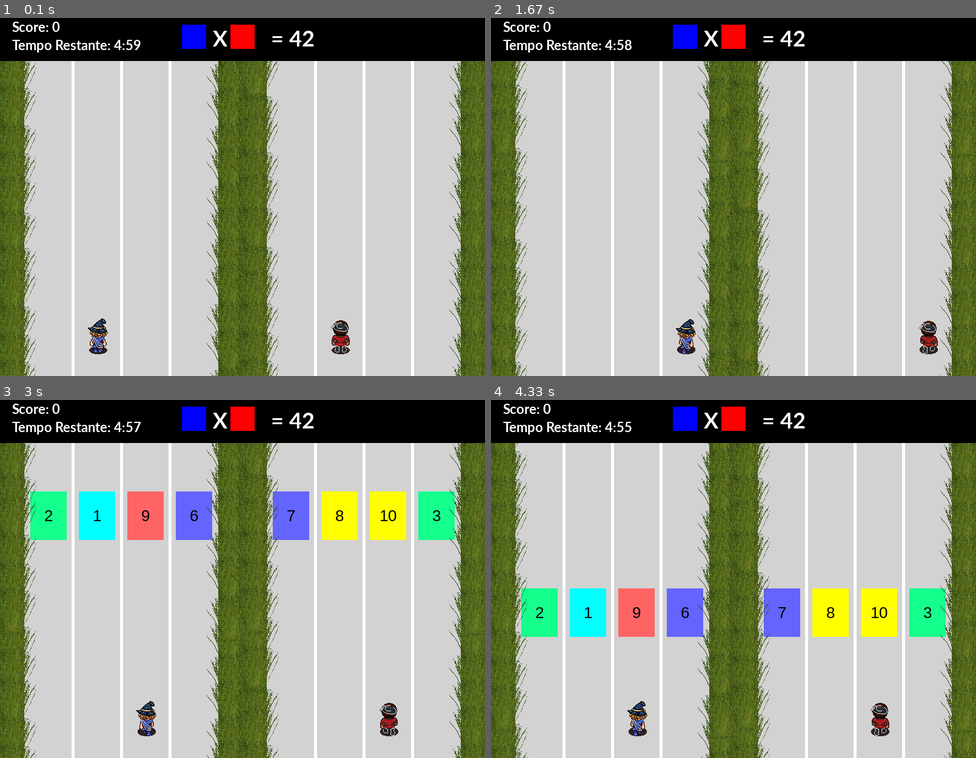
Above: before the commit, frames 1-4 (two rows, left to right).
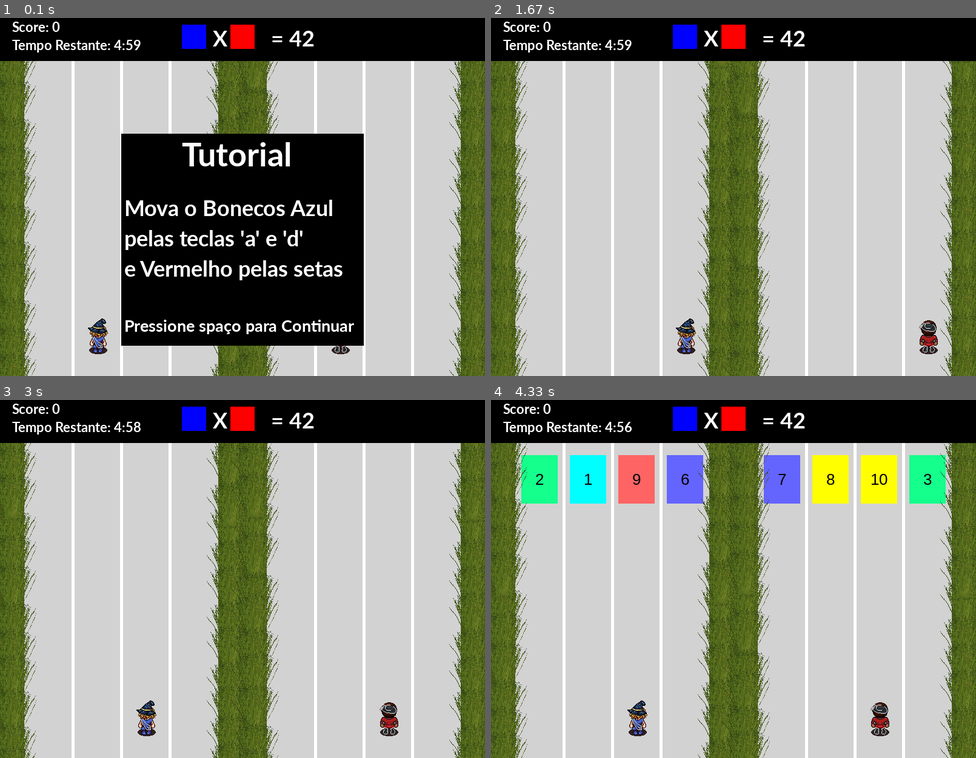
Above: after the commit, the same moments.

Repository: GabrielAhlert/jogo-tabuada-pygame
Game: pygame game, started from main.py
Two runs of this game, one before a commit and one after it. Both use one fixed random seed, a clock stepped at 60 frames per second and the inputs below.
Inputs:
- Up to frame 1 (0.1 s): no input
- Up to frame 2 (1.67 s): tap Space at 0.33, 0.73, 1.03, 1.62 s; hold Backspace 0.67-1.13 s; hold Right 0.67-1.13 s; hold D 0.67-1.13 s; tap Enter at 1.22 s; hold Right from 1.55 s (still down); hold D from 1.55 s (still down)
- Up to frame 3 (3 s): tap Space at 1.92, 2.17, 2.47, 2.67, 2.97 s; release Right at 2.02 s; release D at 2.02 s; hold Right 2.1-2.57 s; hold D 2.1-2.57 s; hold Left from 2.6 s (still down); hold A from 2.6 s (still down)
- Up to frame 4 (4.33 s): release Left at 3.13 s; release A at 3.13 s; hold Right 3.17-3.57 s; hold D 3.17-3.57 s; tap Space at 3.23, 3.53 s; hold Left from 4.27 s (still down); hold A from 4.27 s (still down)

The runs differ from the first frame. In frame 1, 35% of the frame differs, in the area x 0-100%, y 12-100%; in frame 2, 7.2%; in frame 3, 16%; in frame 4, 25%.

Commit message:
Add EndGame and Tutorial

Diff:
--- a/main.py
+++ b/main.py
@@ -23,12 +23,15 @@
 posibleRange = (1,10)
 colorList = (RED, GREEN, PURPLE, YELLOW, CYAN, BLUE)
 
+topScores = [('Gabriel',600), ('Gabriel',500), ('Gabriel',400), ('Gabriel',300), ('Gabriel',200), ('Gabriel',100), ('Gabriel',50), ('Gabriel',10), ('Gabriel',5), ('Gabriel',1)]
+
 
 SCREENWIDTH=800
 SCREENHEIGHT=600
 
 size = (SCREENWIDTH, SCREENHEIGHT)
-screen = pygame.display.set_mode(size, pygame.FULLSCREEN|pygame.SCALED)
+# screen = pygame.display.set_mode(size, pygame.FULLSCREEN|pygame.SCALED)
+screen = pygame.display.set_mode(size)
 pygame.display.set_caption("Tabuada")
 
 #This will be a list that will contain all the sprites we intend to use in our game.
@@ -59,7 +62,7 @@
 Barrier4.rect.x = 290
 
 
-Barrier5 = Barrier(random.choice(colorList), 60, 80, -200 )
+Barrier5 = Barrier(random.choice(colorList), 60, 80, -200)
 Barrier5.rect.x = 450
 
 
@@ -103,6 +106,12 @@
 numbersLeft = []
 numbersRight = []
 score=0
+redbar = 0
+greenbar = 0
+barcolor = (0,0,0)
+tutorial = 1
+spacePressed = False
+name = ""
 
 for Barrier in all_coming_BarriersLeft:
     number = random.randint(posibleRange[0],posibleRange[1])
@@ -120,11 +129,12 @@
 #Allowing the user to close the window...
 PlayerryOn = True
 clock=pygame.time.Clock()
-starttime = time.time() + 300.00
+starttime = time.time() + 300.0
+tutorialTime = time.time() + 5
 mixer.init()
 mixer.music.load("ambient.mp3")
 mixer.music.set_volume(0.7)
-mixer.music.play()
+mixer.music.play(loops = -1)
 
 
 grasses = pygame.sprite.Group()
@@ -135,9 +145,17 @@
     grasses.add(Grass(i, 740, SCREENWIDTH, SCREENHEIGHT))
 
 
-
-
-
+def wait():
+    while True:
+        for event in pygame.event.get():
+            if event.type==pygame.QUIT:
+                pygame.quit()
+            elif event.type==pygame.KEYDOWN:
+                if event.key==pygame.K_ESCAPE:
+                    pygame.quit()
+                else:
+                    return
+        pygame.time.wait(20)
 
 
 while PlayerryOn:
@@ -159,6 +177,8 @@
                 elif event.key==pygame.K_RIGHT:
                     if playerPlayer2.rect.x < 690:
                         playerPlayer2.moveRight(80)
+                elif event.key==pygame.K_SPACE:
+                    spacePressed = True
 
         for Barrier in all_coming_BarriersLeft:
             Barrier.moveForward(speed)
@@ -174,6 +194,7 @@
                 score += 1
                 speed += 0.1
                 print("CORRECT")
+                greenbar = 120
             else:
                 print("WRONG")
                 if speed > 0.3:
@@ -181,6 +202,7 @@
                 else:
                     speed = 0.2
                 print("speed: " + str(speed))
+                redbar = 120
             print(collisionsP1*collisionsP2)
             numbersLeft = []
             for barrier in all_coming_BarriersLeft:
@@ -201,23 +223,9 @@
             anwser = numberleft * numberright
 
 
-        # #Game Logic
-        # for Barrier in all_coming_BarriersLeft:
-        #     Barrier.moveForward(speed)
-        #     if Barrier.rect.y > SCREENHEIGHT:
-        #         #Barrier.changeSpeed(random.randint(barrierSpeed, 100))
-        #         Barrier.repaint(random.choice(colorList))
-        #         Barrier.rect.y = -200
-        #         Barrier.setNumber(random.randint(1,10))
-
-
-        # for Barrier in all_coming_BarriersRight:
-        #     Barrier.moveForward(speed)
-        #     if Barrier.rect.y > SCREENHEIGHT:
-        #         #Barrier.changeSpeed(random.randint(barrierSpeed, 100))
-        #         Barrier.repaint(random.choice(colorList))
-        #         Barrier.rect.y = -200
-        #         Barrier.setNumber(random.randint(1,10))
+        print (speed)
+        print (tutorialTime)
+        print (time.time())
 
         all_sprites_list.update()
         timeleftMin = int((starttime - time.time())/60)
@@ -252,7 +260,16 @@
             grass.updateAndDraw(screen, speed)
 
         # Draw the score and top score
-        pygame.draw.rect(screen, (0,0,0), [0,0, SCREENWIDTH,80])
+        if redbar > 0:
+            barcolor = (155,0,0)
+            redbar -= 1
+        elif greenbar > 0:
+            barcolor = (0,155,0)
+            greenbar -= 1
+        else:
+            barcolor = (0,0,0)
+
+        pygame.draw.rect(screen, barcolor, [0,0, SCREENWIDTH,80])
         font = pygame.font.SysFont('Calibri', 25, True, False)
         text = font.render("Score: " + str(score),True,WHITE)
         screen.blit(text, [20, 10])
@@ -272,6 +289,199 @@
         pygame.draw.rect(screen, DARKBLUE, [300,20, 40,40])
         pygame.draw.rect(screen, DARKRED, [380,20, 40,40])
 
+        #Draw Game Over
+        if timeleftMin <= 0 and timeleftSec <= 0:
+            pygame.draw.rect(screen, (0,0,0), [200,200, SCREENWIDTH-400,SCREENHEIGHT-250])
+            font = pygame.font.SysFont('Calibri', 60, True, False)
+            text = font.render("Game Over",True,WHITE)
+            screen.blit(text, (250, 200))
+            pygame.display.flip()
+            #Draw Bigest Scores
+            threeBiggestScores = sorted(topScores, reverse=True)[:3]
+            font = pygame.font.SysFont('Calibri', 40, True, False)
+            text = font.render("Top Scores:",True,WHITE)
+            screen.blit(text, (250, 280))
+            pygame.display.flip()
+            for i in range(0,3):
+                font = pygame.font.SysFont('Calibri', 40, True, False)
+                text = font.render(str(i+1) + " - " + str(threeBiggestScores[i]),True,WHITE)
+                screen.blit(text, (250, 350 + i*50))
+                pygame.display.flip()
+            #Draw press any key to restart
+            font = pygame.font.SysFont('Calibri', 40, True, False)
+            text = font.render("Press any key to restart",True,WHITE)
+            screen.blit(text, (205, 500))
+            pygame.display.flip()
+            #Wait for any key to be pressed
+            wait()
+            #Draw restart
+            pygame.draw.rect(screen, (0,0,200), [200,200, SCREENWIDTH-400,SCREENHEIGHT-540])
+            font = pygame.font.SysFont('Calibri', 60, True, False)
+            text = font.render("Restarting",True,WHITE)
+            screen.blit(text, (250, 200))
+            pygame.display.flip()
+            pygame.time.wait(1000)
+            #Reset variables
+            score = 0
+            speed = 2
+            redbar = 0
+            greenbar = 0
+            starttime = time.time() + 15.00
+
+            numbersLeft = []
+            for barrier in all_coming_BarriersLeft:
+                number = random.randint(posibleRange[0],posibleRange[1])
+                numbersLeft.append(number)
+                barrier.repaint(random.choice(colorList))
+                barrier.y = -200
+                barrier.setNumber(number)
+            numbersRight = []
+            for barrier in all_coming_BarriersRight:
+                number = random.randint(posibleRange[0],posibleRange[1])
+                numbersRight.append(number)
+                barrier.repaint(random.choice(colorList))
+                barrier.y = -200
+                barrier.setNumber(number)
+            numberleft = random.choice(numbersLeft)
+            numberright = random.choice(numbersRight)
+            anwser = numberleft * numberright
+
+
+        if tutorial == 1:
+            speed = 1
+            tutorial = 2
+            if(time.time() > tutorialTime):
+                tutorial = 2
+        if tutorial == 2:
+            speed = 0
+            #draw tutorial
+            pygame.draw.rect(screen, (0,0,0), [200,200, SCREENWIDTH-400,SCREENHEIGHT-250])
+            font = pygame.font.SysFont('Calibri', 60, True, False)
+            text = font.render("Tutorial",True,WHITE)
+            screen.blit(text, (300, 200))
+
+            font = pygame.font.SysFont('Calibri', 40, True, False)
+            text = font.render("Mova o Bonecos Azul",True,WHITE)
+            screen.blit(text, (205, 300))
+
+            font = pygame.font.SysFont('Calibri', 40, True, False)
+            text = font.render("pelas teclas 'a' e 'd' ",True,WHITE)
+            screen.blit(text, (205, 350))
+
+            font = pygame.font.SysFont('Calibri', 40, True, False)
+            text = font.render("e Vermelho pelas setas",True,WHITE)
+            screen.blit(text, (205, 400))
+
+
+            font = pygame.font.SysFont('Calibri', 30, True, False)
+            text = font.render("Pressione spaço para Continuar",True,WHITE)
+            screen.blit(text, (205, 500))
+            if spacePressed:
+                tutorial += 1
+                spacePressed = False
+
+        if tutorial == 3:
+            pygame.draw.rect(screen, (0,0,0), [200,200, SCREENWIDTH-400,SCREENHEIGHT-250])
+            font = pygame.font.SysFont('Calibri', 60, True, False)
+            text = font.render("Tutorial",True,WHITE)
+            screen.blit(text, (300, 200))
+
+            font = pygame.font.SysFont('Calibri', 30, True, False)
+            text = font.render("Seu objetivo é juntar 2",True,WHITE)
+            screen.blit(text, (205, 300))
+
+            font = pygame.font.SysFont('Calibri', 30, True, False)
+            text = font.render("barreiras (esq e dir) de modo",True,WHITE)
+            screen.blit(text, (205, 350))
+
+            font = pygame.font.SysFont('Calibri', 30, True, False)
+            text = font.render("que multiplicadas resultem",True,WHITE)
+            screen.blit(text, (205, 400))
+
+            font = pygame.font.SysFont('Calibri', 30, True, False)
+            text = font.render("no numero correto",True,WHITE)
+            screen.blit(text, (205, 450))
+            if spacePressed:
+                tutorial += 1
+                spacePressed = False
+
+            font = pygame.font.SysFont('Calibri', 30, True, False)
+            text = font.render("Pressione spaço para Continuar",True,WHITE)
+            screen.blit(text, (205, 500))
+
+        if tutorial == 4:
+            pygame.draw.rect(screen, (0,0,0), [200,200, SCREENWIDTH-400,SCREENHEIGHT-250])
+            font = pygame.font.SysFont('Calibri', 60, True, False)
+            text = font.render("Tutorial",True,WHITE)
+            screen.blit(text, (300, 200))
+
+            font = pygame.font.SysFont('Calibri', 30, True, False)
+            text = font.render("Voces tem 5 Minutos para fazer",True,WHITE)
+            screen.blit(text, (205, 300))
+
+            font = pygame.font.SysFont('Calibri', 30, True, False)
+            text = font.render("a maior pontuação possível",True,WHITE)
+            screen.blit(text, (205, 350))
+
+            font = pygame.font.SysFont('Calibri', 30, True, False)
+            text = font.render("Obs. Os melhores da sala vão",True,RED)
+            screen.blit(text, (205, 400))
+
+            font = pygame.font.SysFont('Calibri', 30, True, False)
+            text = font.render("aparecer no jogo dos colegas",True,RED)
+            screen.blit(text, (205, 450))
+
+            font = pygame.font.SysFont('Calibri', 30, True, False)
+            text = font.render("Pressione spaço para Continuar",True,WHITE)
+            screen.blit(text, (205, 500))
+
+            if spacePressed:
+                tutorial += 1
+                spacePressed = False
+
+        if tutorial == 5:
+            while True:
+                pygame.draw.rect(screen, (0,0,0), [200,200, SCREENWIDTH-400,SCREENHEIGHT-250])
+                font = pygame.font.SysFont('Calibri', 50, True, False)
+                text = font.render("Digite seu nome",True,WHITE)
+                screen.blit(text, (220, 200))
+
+                for event in pygame.event.get():
+                    if event.type == pygame.QUIT:
+                        pygame.quit()
+                    if event.type == pygame.KEYDOWN:
+                        if event.key == pygame.K_ESCAPE:
+                            pygame.quit()
+                        if event.key == pygame.K_RETURN:
+                            tutorial = 0
+                            speed = 1.6
+                            starttime = time.time() + 300
+                        if event.key == pygame.K_BACKSPACE:
+                            if name != "":
+                                name = name[:-1]
+                        else:
+                            name += event.unicode
+
+                if name != "":
+                    font = pygame.font.SysFont('Calibri', 30, True, False)
+                    text = font.render(name,True,WHITE)
+                    screen.blit(text, (220, 300))
+
+                font = pygame.font.SysFont('Calibri', 30, True, False)
+                text = font.render("Quando estiver pronto",True,WHITE)
+                screen.blit(text, (205, 460))
+
+                font = pygame.font.SysFont('Calibri', 30, True, False)
+                text = font.render("Pressione Enter para Continuar",True,WHITE)
+                screen.blit(text, (205, 500))
+
+                pygame.display.flip()
+                if tutorial == 0:
+                    break
+
+
+
+
 
         #Refresh Screen
         pygame.display.flip()
